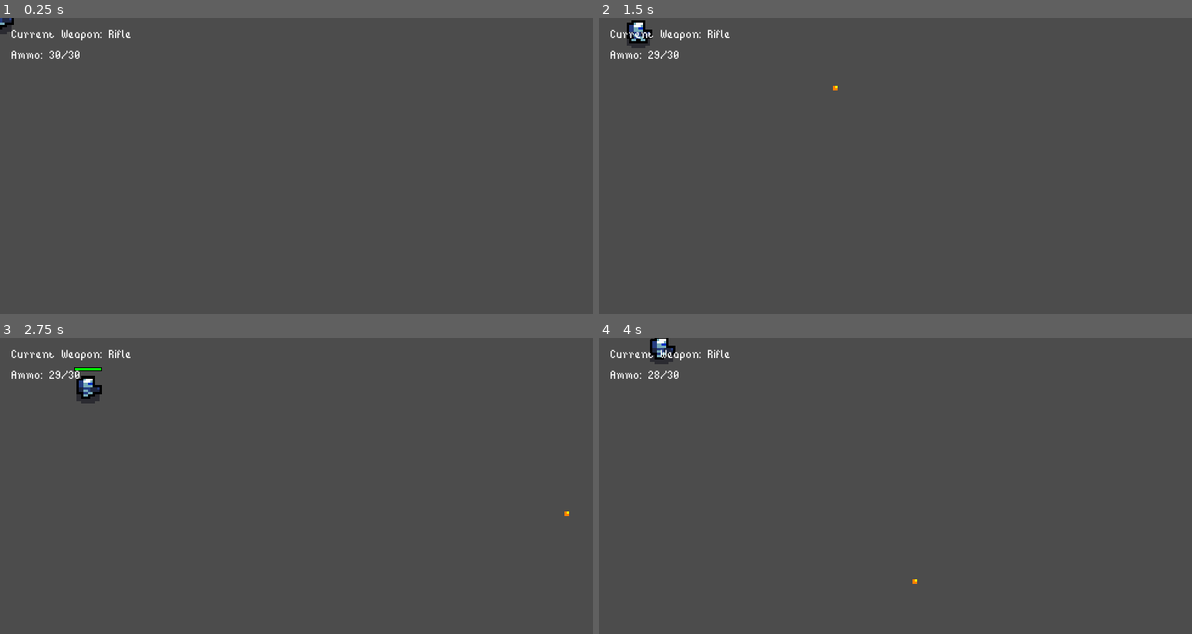
Above: before the commit, frames 1-4 (two rows, left to right).
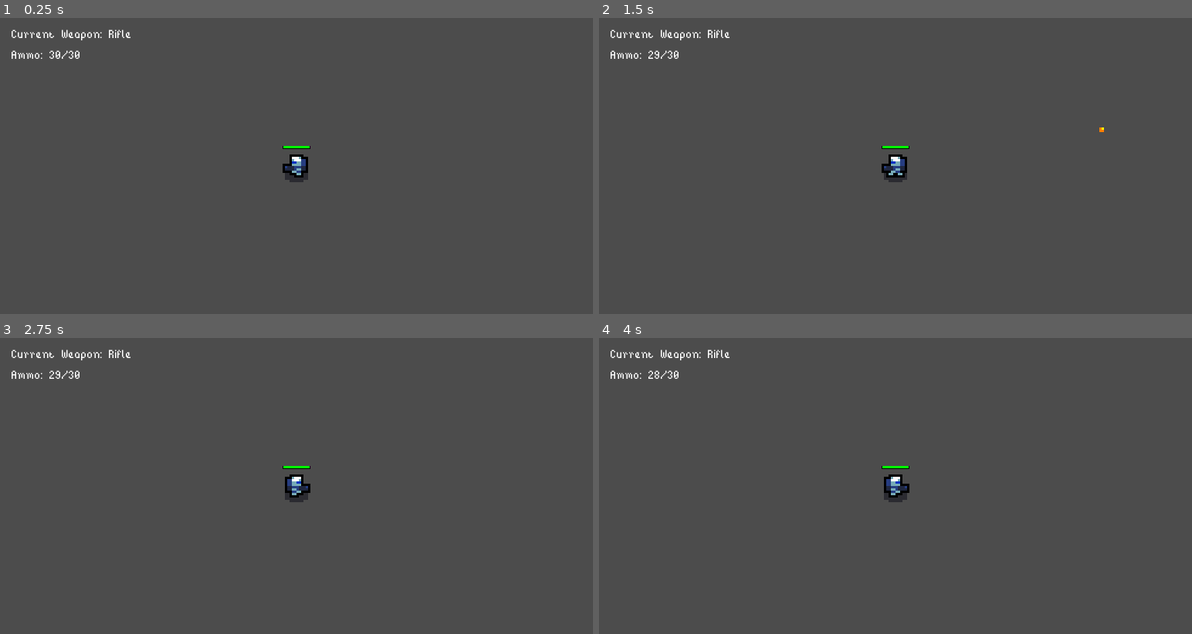
Above: after the commit, the same moments.

Repository: Gui-dev/topdown-shooter
Game: Godot game, scene res://scenes/management/game_level.tscn
Two runs of this game, one before a commit and one after it. Both use one fixed random seed, a clock stepped at 60 frames per second and the inputs below.
Inputs (mouse positions are in pixels of both pictures, inside the frame that each line leads up to):
- Up to frame 1 (0.25 s): no input
- Up to frame 2 (1.5 s): move the mouse to (1025, 151) at 0.52 s; hold Right (ui_right) 0.53-1.28 s; click (1025, 151) at 0.67 s; tap Space (ui_select) at 0.77 s; move the mouse to (776, 180) at 1.27 s; hold Down (ui_down) from 1.28 s (still down)
- Up to frame 3 (2.75 s): tap Space (ui_select) at 1.52 s; move the mouse to (355, 420) at 2.02 s; release Down (ui_down) at 2.03 s; hold Right (ui_right) from 2.03 s (still down)
- Up to frame 4 (4 s): move the mouse to (865, 545) at 2.77 s; release Right (ui_right) at 2.78 s; hold Up (ui_up) 2.78-3.53 s; click (865, 545) at 2.92 s; tap Space (ui_select) at 3.02, 3.77 s; move the mouse to (1073, 530) at 3.52 s; hold Left (ui_left) from 3.53 s (still down)

The runs differ from the first frame. In frame 1, 0.5% of the frame differs, in the area x 0-53%, y 0-56%; in frame 2, 0.7%; in frame 3, 0.8%, in the area x 12-96%, y 9-61%; in frame 4, 0.7%.

Commit message:
feat: add activating current camera

Diff:
--- a/scenes/player/assault.tscn
+++ b/scenes/player/assault.tscn
@@ -45,9 +45,6 @@
 [node name="projectile_spawner" parent="." index="4"]
 position = Vector2( 0, 1 )
 
-[node name="camera" parent="." index="6"]
-current = false
-
 [node name="move" parent="states" index="0"]
 walk_speed = 30
 crawl_speed = 15
